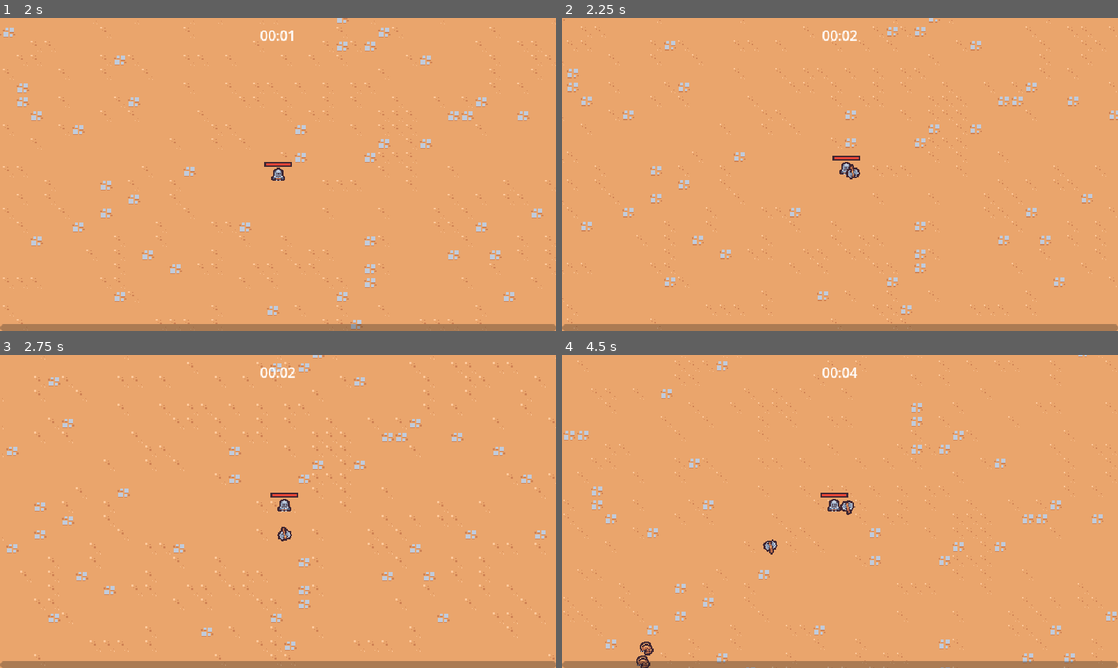
Above: before the commit, frames 1-4 (two rows, left to right).
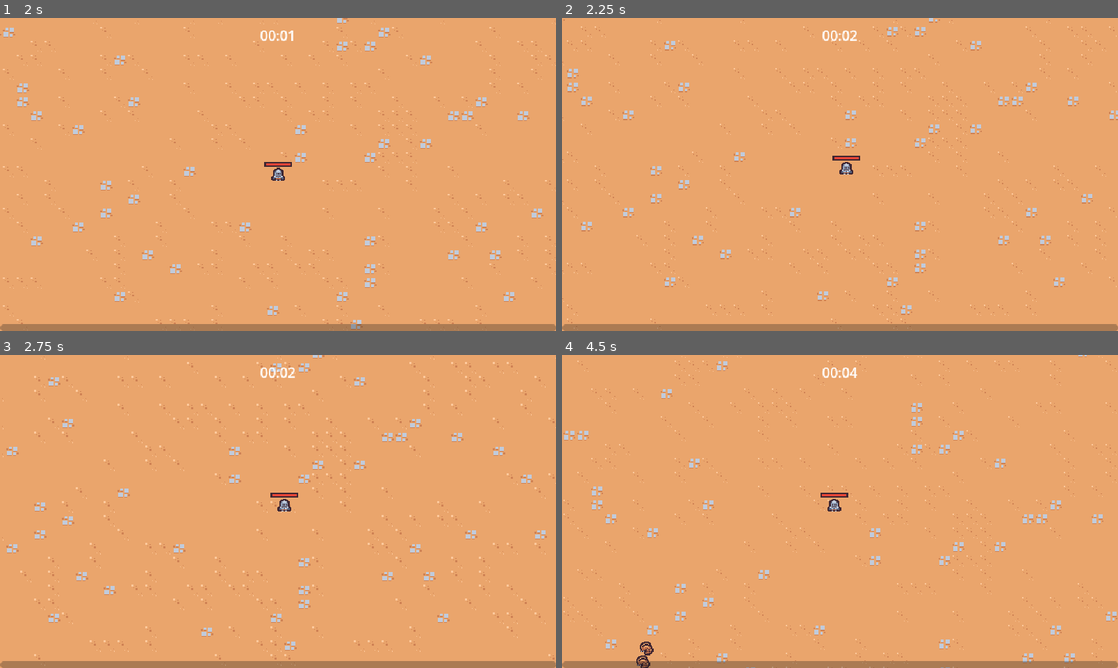
Above: after the commit, the same moments.

Repository: jrenato/dungeon_survival
Game: Godot game, scene res://src/world/levels/level.tscn
The game is run twice, just before and just after one commit, with the same random seed, the same clock (stepped at 60 frames per second) and the same inputs.
Inputs (mouse positions are in pixels of both pictures, inside the frame that each line leads up to):
- Up to frame 1 (2 s): tap Enter at 0.5 s; move the mouse to (400, 158) at 0.52 s; press the mouse at (400, 158) at 0.53 s; hold D (move_right) 0.53-1.28 s; move the mouse to (166, 190) at 1.27 s; release the mouse at (166, 190) at 1.28 s; hold S (move_down) from 1.28 s (still down); click (166, 190) at 1.35 s
- Up to frame 2 (2.25 s): move the mouse to (895, 105) at 2.02 s; release S (move_down) at 2.03 s; press the mouse at (895, 105) at 2.03 s; hold D (move_right) from 2.03 s (still down)
- Up to frame 3 (2.75 s): keep holding D (move_right)
- Up to frame 4 (4.5 s): move the mouse to (812, 574) at 2.77 s; release D (move_right) at 2.78 s; release the mouse at (812, 574) at 2.78 s; hold W (move_up) 2.78-3.53 s; click (812, 574) at 2.85 s; move the mouse to (1006, 558) at 3.52 s; press the mouse at (1006, 558) at 3.53 s; hold A (move_left) from 3.53 s (still down); move the mouse to (673, 464) at 4.27 s; release the mouse at (673, 464) at 4.28 s; click (673, 464) at 4.35 s

Frame 1 is identical in both runs. In frame 2, less than 0.1% of the frame differs, in the area x 51-54%, y 46-52%; in frame 3, less than 0.1%; in frame 4, 0.2%, in the area x 36-53%, y 46-64%.

Commit message:
Upgrade adds new ability to player abilities

Diff:
--- /dev/null
+++ b/resources/upgrades/ability.gd
@@ -0,0 +1,4 @@
+extends AbilityUpgrade
+class_name Ability
+
+@export var ability_controller_scene : PackedScene
--- /dev/null
+++ b/resources/upgrades/axe.tres
@@ -0,0 +1,11 @@
+[gd_resource type="Resource" load_steps=3 format=3 uid="uid://chnakexh6qvkj"]
+
+[ext_resource type="Script" path="res://resources/upgrades/ability.gd" id="1_5rxc3"]
+[ext_resource type="PackedScene" uid="uid://dsdwdkllp6sc4" path="res://src/abilities/controllers/axe_ability_controller.tscn" id="1_fx6kc"]
+
+[resource]
+script = ExtResource("1_5rxc3")
+ability_controller_scene = ExtResource("1_fx6kc")
+id = "axe"
+name = "Axe"
+description = "Periodically sends a spinning axe."
--- a/src/player/managers/upgrade_manager.gd
+++ b/src/player/managers/upgrade_manager.gd
@@ -11,18 +11,7 @@
 
 
 func _ready() -> void:
-	experience_manager.level_up.connect(on_level_up)
-
-
-func on_level_up(level : int) -> void:
-	var chosen_upgrade : AbilityUpgrade = upgrade_pool.pick_random()
-	if chosen_upgrade == null:
-		return
-	var upgrade_screen_instance : UpgradeScreen = upgrade_screen_scene.instantiate()
-	add_child(upgrade_screen_instance)
-	upgrade_screen_instance.set_ability_upgrades([chosen_upgrade] as Array[AbilityUpgrade])
-	upgrade_screen_instance.upgrade_selected.connect(_on_upgrade_selected)
-
+	experience_manager.level_up.connect(_on_level_up)
 
 
 func apply_upgrade(upgrade : AbilityUpgrade) -> void:
@@ -38,5 +27,30 @@
 	GameEvents.emit_ability_upgraded(upgrade, current_upgrades)
 
 
+func pick_upgrades() -> Array[AbilityUpgrade]:
+	var chosen_upgrades : Array[AbilityUpgrade] = []
+	var filtered_upgrades = upgrade_pool.duplicate()
+
+	for i in 2:
+		var chosen_upgrade : AbilityUpgrade = filtered_upgrades.pick_random()
+		chosen_upgrades.append(chosen_upgrade)
+		filtered_upgrades = filtered_upgrades.filter(
+			func (upgrade): return upgrade.id != chosen_upgrade.id
+		)
+
+	return chosen_upgrades
+
+
+func _on_level_up(level : int) -> void:
+	var upgrade_screen_instance : UpgradeScreen = upgrade_screen_scene.instantiate()
+	add_child(upgrade_screen_instance)
+
+	var chosen_upgrades : Array[AbilityUpgrade] = pick_upgrades()
+
+	upgrade_screen_instance.set_ability_upgrades(chosen_upgrades)
+	upgrade_screen_instance.upgrade_selected.connect(_on_upgrade_selected)
+
+
+
 func _on_upgrade_selected(upgrade : AbilityUpgrade) -> void:
 	apply_upgrade(upgrade)
--- a/src/player/managers/upgrade_manager.tscn
+++ b/src/player/managers/upgrade_manager.tscn
@@ -1,10 +1,11 @@
-[gd_scene load_steps=4 format=3 uid="uid://bmrby0x4ucu55"]
+[gd_scene load_steps=5 format=3 uid="uid://bmrby0x4ucu55"]
 
 [ext_resource type="Script" path="res://src/player/managers/upgrade_manager.gd" id="1_ngthk"]
 [ext_resource type="Resource" uid="uid://yc7swlk0wybn" path="res://resources/upgrades/sword_rate.tres" id="2_s13q2"]
 [ext_resource type="PackedScene" uid="uid://chn0tl5wokp1j" path="res://src/ui/upgrade_screen.tscn" id="3_dwpjt"]
+[ext_resource type="Resource" uid="uid://chnakexh6qvkj" path="res://resources/upgrades/axe.tres" id="3_em6nc"]
 
 [node name="UpgradeManager" type="Node"]
 script = ExtResource("1_ngthk")
-upgrade_pool = Array[Resource("res://resources/upgrades/ability_upgrade.gd")]([ExtResource("2_s13q2")])
+upgrade_pool = Array[Resource("res://resources/upgrades/ability_upgrade.gd")]([ExtResource("2_s13q2"), ExtResource("3_em6nc")])
 upgrade_screen_scene = ExtResource("3_dwpjt")
--- a/src/player/player.gd
+++ b/src/player/player.gd
@@ -6,6 +6,7 @@
 const ACCELERATION_SMOOTHING : int = 25
 
 
+@onready var abilities: Node = $Abilities
 @onready var health_component: HealthComponent = $HealthComponent
 @onready var damage_area_2d: Area2D = %DamageArea2D
 @onready var damage_interval_timer: Timer = $DamageIntervalTimer
@@ -20,6 +21,9 @@
 	damage_area_2d.body_exited.connect(_on_body_exited)
 	damage_interval_timer.timeout.connect(_on_damage_interval_timer_timeout)
 	health_component.health_changed.connect(_on_health_changed)
+
+	GameEvents.ability_upgraded.connect(_on_ability_upgraded)
+
 	update_health_bar()
 
 
@@ -63,3 +67,11 @@
 
 func _on_health_changed() -> void:
 	update_health_bar()
+
+
+func _on_ability_upgraded(upgrade : AbilityUpgrade, current_upgrades : Dictionary) -> void:
+	if not upgrade is Ability:
+		return
+
+	var ability : Ability = upgrade as Ability
+	abilities.add_child(ability.ability_controller_scene.instantiate())
--- a/src/player/player.tscn
+++ b/src/player/player.tscn
@@ -1,11 +1,10 @@
-[gd_scene load_steps=12 format=3 uid="uid://cwegybaokoxii"]
+[gd_scene load_steps=11 format=3 uid="uid://cwegybaokoxii"]
 
 [ext_resource type="Script" path="res://src/player/player.gd" id="1_en7q2"]
 [ext_resource type="PackedScene" uid="uid://dw36hbeyy8b3" path="res://src/abilities/controllers/sword_ability_controller.tscn" id="2_m4gf6"]
 [ext_resource type="Texture2D" uid="uid://uia4n6n1pr6s" path="res://assets/tilemaps/tilemap_packed.png" id="2_mi5uo"]
 [ext_resource type="PackedScene" uid="uid://dgkp7l3j4e5si" path="res://src/player/managers/experience_manager.tscn" id="3_a5jht"]
 [ext_resource type="PackedScene" uid="uid://bkib7rirvtw7l" path="res://src/gameplay/components/health_component.tscn" id="3_ibqgm"]
-[ext_resource type="PackedScene" uid="uid://dsdwdkllp6sc4" path="res://src/abilities/controllers/axe_ability_controller.tscn" id="4_vjagq"]
 
 [sub_resource type="StyleBoxFlat" id="StyleBoxFlat_2kbra"]
 bg_color = Color(0.247059, 0.14902, 0.192157, 1)
@@ -34,11 +33,9 @@
 
 [node name="HealthComponent" parent="." instance=ExtResource("3_ibqgm")]
 
-[node name="AbilityManager" type="Node" parent="."]
+[node name="Abilities" type="Node" parent="."]
 
-[node name="SwordAbilityController" parent="AbilityManager" instance=ExtResource("2_m4gf6")]
-
-[node name="AxeAbilityController" parent="AbilityManager" instance=ExtResource("4_vjagq")]
+[node name="SwordAbilityController" parent="Abilities" instance=ExtResource("2_m4gf6")]
 
 [node name="ExperienceManager" parent="." instance=ExtResource("3_a5jht")]
 
